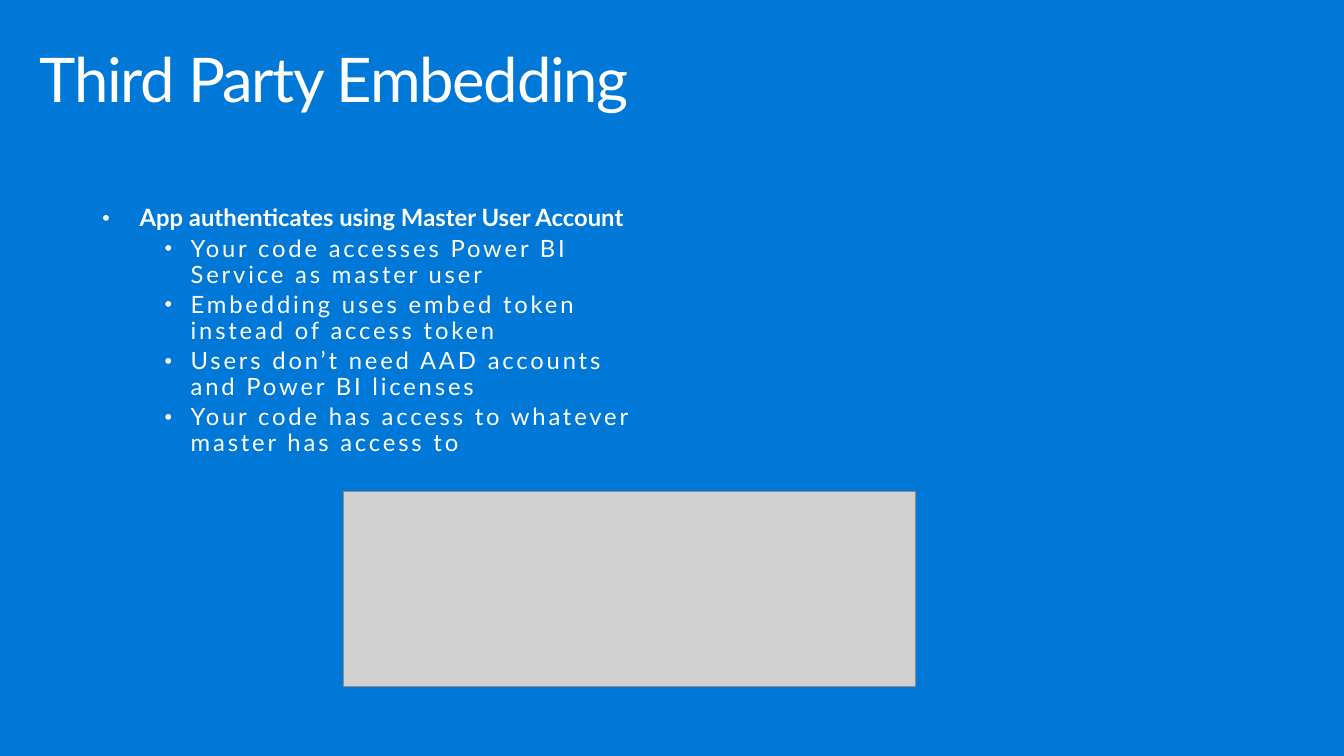
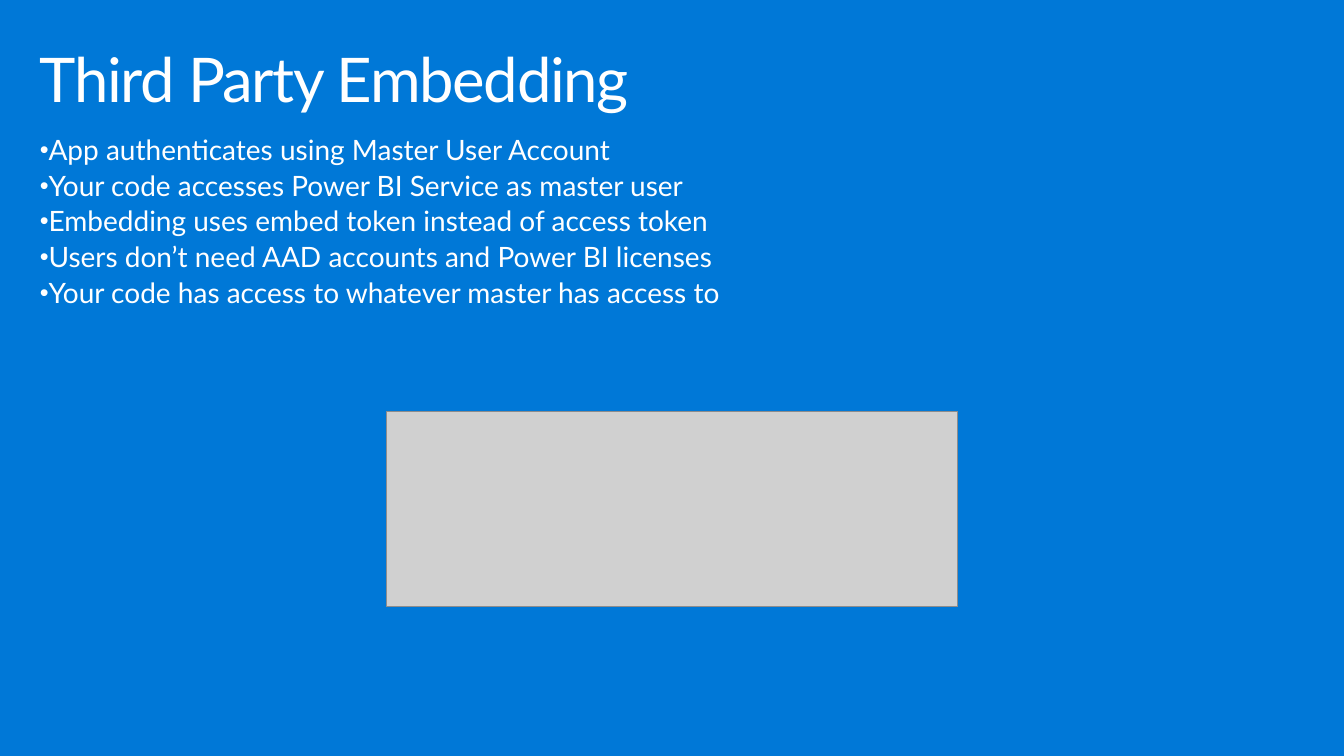
Before and after one commit to hnc198/AzurePowerBI, a slide deck: slide 8 of 4. Hands-on Modules/Embedding/1. What is Power BI Embedded.pptx (slide 9 before the commit). Drawn at 1344x756 pixels with LibreOffice and Linux fonts; fonts in the diff are those of the drawing; grey boxes stand for pictures. Boxes give left, top, right and bottom in pixels: in the first picture for what was removed or moved away, otherwise in the second. Text is boxed around its words. In the diff, an @@ line names an element or a change of style, - is before the commit and + after.

```diff
--- a/4. Hands-on Modules/Embedding/1. What is Power BI Embedded.pptx
+++ b/4. Hands-on Modules/Embedding/1. What is Power BI Embedded.pptx
@@ text "App authenticates using Master User ...": place and size @@
-text "App authenticates using Master User ..." at <box>140,208,623,452</box>
+text "App authenticates using Master User ..." at <box>49,139,720,304</box>
@@ text "App authenticates using Master User ..." at <box>49,139,720,304</box>: size 17 to 20 pt; bold off in "App authenticates using Master User Account"; letter spacing 2 to 0 pt in "Your code accesses Power BI Service as ...", "Embedding uses embed token instead of access ...", "Users don’t need AAD accounts and Power ...", "Your code has access to whatever master ..."; indent changed; less space between paragraphs @@
@@ picture: place and size @@
-picture at <box>344,491,915,687</box>
+picture at <box>386,411,958,607</box>
```
Also in this commit, not shown: 3 other slides changed, 1 slide removed, 3 other files.
